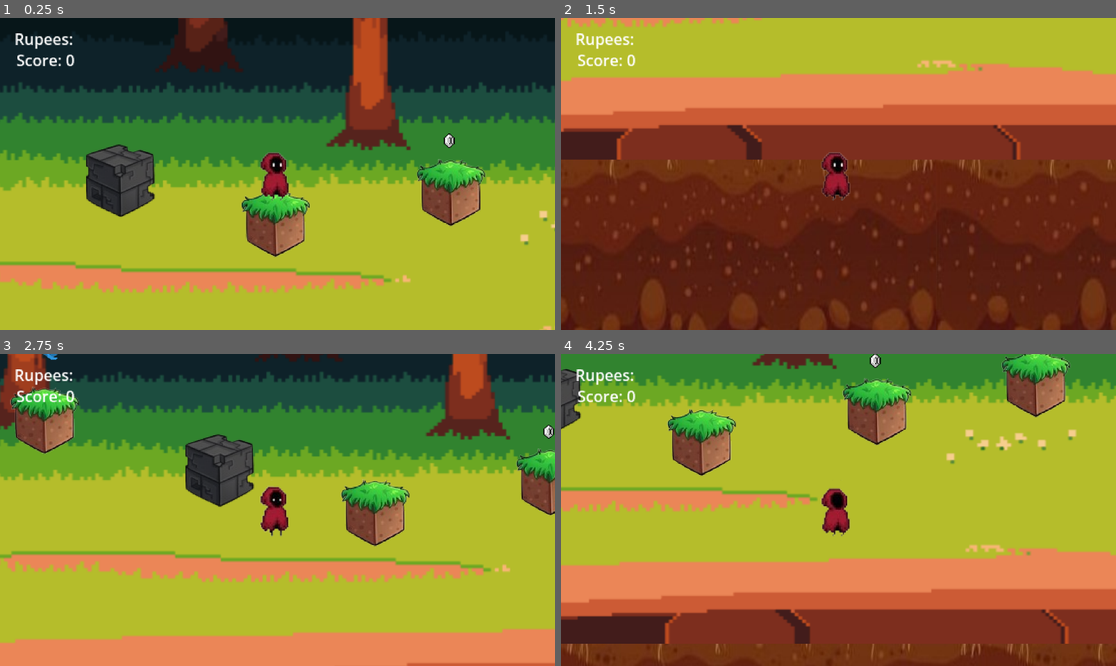
Above: before the commit, frames 1-4 (two rows, left to right).
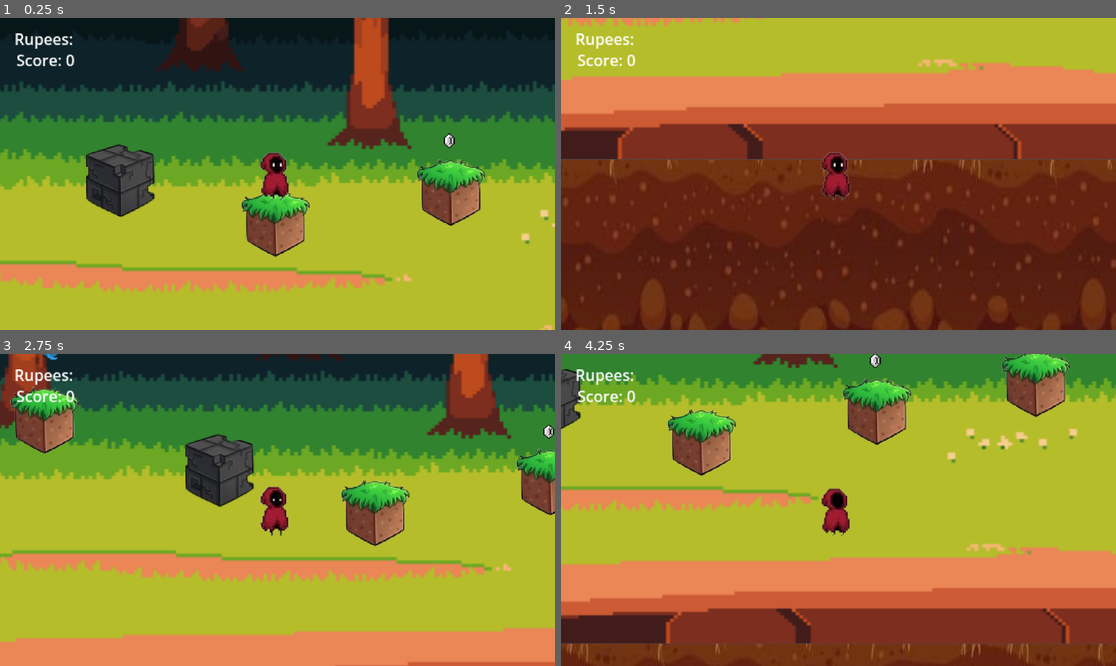
Above: after the commit, the same moments.

Repository: juan-hernandez-96/Final-Project
Game: Godot game, scene res://Scenes/nivel1.tscn
The game is run twice, just before and just after one commit, with the same random seed, the same clock (stepped at 60 frames per second) and the same inputs. This scene is started directly instead of the project's main scene.
Inputs:
- Up to frame 1 (0.25 s): no input
- Up to frame 2 (1.5 s): hold Right (ui_right) from 0.53 s (still down); tap Up (ui_up) at 0.77 s
- Up to frame 3 (2.75 s): tap Up (ui_up) at 1.52 s; release Right (ui_right) at 2.03 s; hold Left (ui_left) from 2.03 s (still down)
- Up to frame 4 (4.25 s): release Left (ui_left) at 2.78 s; hold Right (ui_right) from 2.78 s (still down); tap Up (ui_up) at 3.02, 3.77 s

The runs differ from the first frame. In frame 1, 3.1% of the frame differs, in the area x 0-100%, y 0-100%; in frame 2, 1.4%; in frame 3, 3.5%; in frame 4, 3.4%.

Commit message:
R03-nivel

Diff:
--- a/Scenes/nivel1.tscn
+++ b/Scenes/nivel1.tscn
@@ -11,25 +11,27 @@
 [ext_resource type="Texture2D" uid="uid://dgjb0esscg8d5" path="res://Images/dirtdown.jpg" id="9_j1oeo"]
 [ext_resource type="PackedScene" uid="uid://cgiimfftrgww5" path="res://Scenes/block3.tscn" id="9_y2dbi"]
 [ext_resource type="PackedScene" uid="uid://d4eu8qplg7t2j" path="res://Scenes/block4.tscn" id="11_y2dbi"]
+[ext_resource type="PackedScene" uid="uid://bnhx5o5tln0rt" path="res://Scenes/block2.tscn" id="12_mhdob"]
+[ext_resource type="PackedScene" uid="uid://d1u8nd00lp418" path="res://Scenes/portal_3.tscn" id="13_hcf7f"]
 
 [sub_resource type="RectangleShape2D" id="RectangleShape2D_x8yyg"]
 size = Vector2(5957, 50.25)
 
 [node name="Node2D" type="Node2D"]
 
+[node name="Forest2" type="Sprite2D" parent="."]
+position = Vector2(-2323, -253.5)
+scale = Vector2(1.06196, 1.16804)
+texture = ExtResource("1_p8b2h")
+
 [node name="Forest" type="Sprite2D" parent="."]
-position = Vector2(-290, -255)
+position = Vector2(-289, -256)
 scale = Vector2(1.31073, 1.16804)
 texture = ExtResource("1_p8b2h")
 
-[node name="Forest2" type="Sprite2D" parent="."]
-position = Vector2(-2328.25, -253.5)
-scale = Vector2(1.05588, 1.16804)
-texture = ExtResource("1_p8b2h")
-
 [node name="Forest3" type="Sprite2D" parent="."]
-position = Vector2(1754.75, -257)
-scale = Vector2(1.0553, 1.16082)
+position = Vector2(1751.5, -258.5)
+scale = Vector2(1.05906, 1.16392)
 texture = ExtResource("1_p8b2h")
 
 [node name="BGmusic1" type="AudioStreamPlayer2D" parent="."]
@@ -251,9 +253,208 @@
 text = "Rupees:"
 
 [node name="Node2D" parent="." instance=ExtResource("11_y2dbi")]
-position = Vector2(-34, -169)
+position = Vector2(209, 171)
+
+[node name="Node2D2" parent="." instance=ExtResource("11_y2dbi")]
+position = Vector2(258, 171)
+
+[node name="Node2D3" parent="." instance=ExtResource("11_y2dbi")]
+position = Vector2(307, 171)
+
+[node name="Node2D4" parent="." instance=ExtResource("11_y2dbi")]
+position = Vector2(356, 171)
+
+[node name="Node2D5" parent="." instance=ExtResource("11_y2dbi")]
+position = Vector2(404, 171)
+
+[node name="Node2D6" parent="." instance=ExtResource("11_y2dbi")]
+position = Vector2(453, 171)
+
+[node name="Node2D7" parent="." instance=ExtResource("11_y2dbi")]
+position = Vector2(502, 171)
+
+[node name="Node2D8" parent="." instance=ExtResource("11_y2dbi")]
+position = Vector2(551, 171)
+
+[node name="Node2D9" parent="." instance=ExtResource("11_y2dbi")]
+position = Vector2(600, 171)
+
+[node name="Node2D10" parent="." instance=ExtResource("11_y2dbi")]
+position = Vector2(649, 171)
+
+[node name="Node2D11" parent="." instance=ExtResource("11_y2dbi")]
+position = Vector2(698, 171)
+
+[node name="Node2D12" parent="." instance=ExtResource("11_y2dbi")]
+position = Vector2(747, 171)
+
+[node name="Node2D13" parent="." instance=ExtResource("11_y2dbi")]
+position = Vector2(796, 171)
+
+[node name="Node2D14" parent="." instance=ExtResource("11_y2dbi")]
+position = Vector2(845, 171)
+
+[node name="Node2D15" parent="." instance=ExtResource("11_y2dbi")]
+position = Vector2(894, 171)
+
+[node name="Node2D16" parent="." instance=ExtResource("11_y2dbi")]
+position = Vector2(943, 171)
+
+[node name="Node2D17" parent="." instance=ExtResource("11_y2dbi")]
+position = Vector2(993, 171)
+
+[node name="Node2D18" parent="." instance=ExtResource("11_y2dbi")]
+position = Vector2(1042, 171)
+
+[node name="Node2D19" parent="." instance=ExtResource("11_y2dbi")]
+position = Vector2(1092, 171)
+
+[node name="Node2D20" parent="." instance=ExtResource("11_y2dbi")]
+position = Vector2(1178, 173)
+
+[node name="Node2D21" parent="." instance=ExtResource("11_y2dbi")]
+position = Vector2(1228, 173)
+
+[node name="Node2D22" parent="." instance=ExtResource("11_y2dbi")]
+position = Vector2(1278, 173)
+
+[node name="Node2D23" parent="." instance=ExtResource("11_y2dbi")]
+position = Vector2(1328, 173)
+
+[node name="Node2D24" parent="." instance=ExtResource("11_y2dbi")]
+position = Vector2(1412, 174)
+
+[node name="Node2D25" parent="." instance=ExtResource("11_y2dbi")]
+position = Vector2(1495, 175)
+
+[node name="Node2D26" parent="." instance=ExtResource("11_y2dbi")]
+position = Vector2(1575, 176)
+
+[node name="Node2D27" parent="." instance=ExtResource("11_y2dbi")]
+position = Vector2(1660, 198)
+
+[node name="Node2D28" parent="." instance=ExtResource("11_y2dbi")]
+position = Vector2(1710, 219)
+
+[node name="Node2D29" parent="." instance=ExtResource("11_y2dbi")]
+position = Vector2(1760, 240)
+
+[node name="Node2D30" parent="." instance=ExtResource("11_y2dbi")]
+position = Vector2(1809, 260)
+
+[node name="Node2D31" parent="." instance=ExtResource("11_y2dbi")]
+position = Vector2(1859, 280)
+
+[node name="Node2D32" parent="." instance=ExtResource("11_y2dbi")]
+position = Vector2(1909, 299)
+
+[node name="Node2D33" parent="." instance=ExtResource("11_y2dbi")]
+position = Vector2(1958, 322)
+
+[node name="Node2D34" parent="." instance=ExtResource("11_y2dbi")]
+position = Vector2(2043, 325)
+
+[node name="Node2D35" parent="." instance=ExtResource("11_y2dbi")]
+position = Vector2(2092, 325)
+
+[node name="Node2D36" parent="." instance=ExtResource("11_y2dbi")]
+position = Vector2(2142, 325)
+
+[node name="Node2D37" parent="." instance=ExtResource("11_y2dbi")]
+position = Vector2(2393, 325)
+
+[node name="Node2D38" parent="." instance=ExtResource("11_y2dbi")]
+position = Vector2(2442, 325)
+
+[node name="black_block" parent="." instance=ExtResource("12_mhdob")]
+position = Vector2(2248, 326)
+
+[node name="portal3" parent="." instance=ExtResource("13_hcf7f")]
+position = Vector2(2440, 255)
+
+[node name="rupee10" parent="." instance=ExtResource("8_iy3eh")]
+position = Vector2(647, 115)
+
+[node name="rupee11" parent="." instance=ExtResource("8_iy3eh")]
+position = Vector2(695, 116)
+
+[node name="rupee12" parent="." instance=ExtResource("8_iy3eh")]
+position = Vector2(747, 117)
+
+[node name="rupee13" parent="." instance=ExtResource("8_iy3eh")]
+position = Vector2(792, 118)
+
+[node name="rupee14" parent="." instance=ExtResource("8_iy3eh")]
+position = Vector2(842, 118)
+
+[node name="rupee15" parent="." instance=ExtResource("8_iy3eh")]
+position = Vector2(889, 118)
+
+[node name="rupee16" parent="." instance=ExtResource("8_iy3eh")]
+position = Vector2(941, 118)
+
+[node name="rupee17" parent="." instance=ExtResource("8_iy3eh")]
+position = Vector2(990, 118)
+
+[node name="rupee18" parent="." instance=ExtResource("8_iy3eh")]
+position = Vector2(1039, 118)
+
+[node name="rupee19" parent="." instance=ExtResource("8_iy3eh")]
+position = Vector2(1088, 118)
+
+[node name="rupee20" parent="." instance=ExtResource("8_iy3eh")]
+position = Vector2(1132, 119)
+
+[node name="rupee21" parent="." instance=ExtResource("8_iy3eh")]
+position = Vector2(1175, 119)
+
+[node name="rupee22" parent="." instance=ExtResource("8_iy3eh")]
+position = Vector2(1226, 119)
+
+[node name="rupee23" parent="." instance=ExtResource("8_iy3eh")]
+position = Vector2(1276, 120)
+
+[node name="rupee24" parent="." instance=ExtResource("8_iy3eh")]
+position = Vector2(1326, 120)
+
+[node name="rupee25" parent="." instance=ExtResource("8_iy3eh")]
+position = Vector2(1410, 121)
+
+[node name="rupee26" parent="." instance=ExtResource("8_iy3eh")]
+position = Vector2(1493, 121)
+
+[node name="rupee27" parent="." instance=ExtResource("8_iy3eh")]
+position = Vector2(1572, 124)
+
+[node name="rupee28" parent="." instance=ExtResource("8_iy3eh")]
+position = Vector2(1658, 127)
+
+[node name="rupee29" parent="." instance=ExtResource("8_iy3eh")]
+position = Vector2(1709, 127)
+
+[node name="rupee30" parent="." instance=ExtResource("8_iy3eh")]
+position = Vector2(1757, 128)
+
+[node name="rupee31" parent="." instance=ExtResource("8_iy3eh")]
+position = Vector2(1809, 128)
+
+[node name="rupee32" parent="." instance=ExtResource("8_iy3eh")]
+position = Vector2(1996, 270)
+
+[node name="rupee33" parent="." instance=ExtResource("8_iy3eh")]
+position = Vector2(2087, 271)
+
+[node name="rupee34" parent="." instance=ExtResource("8_iy3eh")]
+position = Vector2(2232, 247)
+
+[node name="rupee35" parent="." instance=ExtResource("8_iy3eh")]
+position = Vector2(2265, 247)
+
+[node name="rupee36" parent="." instance=ExtResource("8_iy3eh")]
+position = Vector2(2300, 247)
 
 [connection signal="body_entered" from="Portal1" to="elf" method="_on_portal_1_body_entered"]
 [connection signal="body_entered" from="Portal2" to="elf" method="_on_portal_2_body_entered"]
 [connection signal="body_entered" from="jump" to="jump" method="_on_body_entered"]
 [connection signal="body_entered" from="death_zone" to="elf" method="_on_death_zone_body_entered"]
+[connection signal="body_entered" from="portal3" to="elf" method="_on_portal_3_body_entered"]
--- /dev/null
+++ b/Scenes/portal_3.tscn
@@ -0,0 +1,20 @@
+[gd_scene load_steps=4 format=3 uid="uid://d1u8nd00lp418"]
+
+[ext_resource type="Script" uid="uid://vj60uxutba7a" path="res://Scripts/portal_3.gd" id="1_ffdkn"]
+[ext_resource type="Texture2D" uid="uid://myhmk8p8eiw7" path="res://Images/twiliportal.png" id="1_uj2ey"]
+
+[sub_resource type="RectangleShape2D" id="RectangleShape2D_ffdkn"]
+size = Vector2(52, 53)
+
+[node name="portal3" type="Area2D"]
+script = ExtResource("1_ffdkn")
+
+[node name="Sprite2D" type="Sprite2D" parent="."]
+texture_filter = 1
+position = Vector2(4.76837e-07, 0)
+scale = Vector2(0.129688, 0.114583)
+texture = ExtResource("1_uj2ey")
+
+[node name="CollisionShape2D" type="CollisionShape2D" parent="."]
+position = Vector2(-2, -0.5)
+shape = SubResource("RectangleShape2D_ffdkn")
--- a/Scripts/hood.gd
+++ b/Scripts/hood.gd
@@ -141,3 +141,6 @@
 
 func _on_portal_2_body_entered(body: Node2D) -> void:
 	get_tree().change_scene_to_file("res://Scenes/nivel2.tscn")
+
+func _on_portal_3_body_entered(body: Node2D) -> void:
+	get_tree().change_scene_to_file("res://Scenes/nivel3.tscn")
--- /dev/null
+++ b/Scripts/portal_3.gd
@@ -0,0 +1,10 @@
+extends Area2D
+
+func _ready():
+	oscilar()
+
+func oscilar():
+	var tween = create_tween()
+	tween.tween_property(self,"position:y",position.y + 5,2)
+	tween.tween_property(self,"position:y",position.y - 5,2)
+	tween.set_loops()
Not shown: 1 places in Scenes/nivel1.tscn that only renumber resources
Not shown, added: Scripts/portal_3.gd.uid
Binary file added: images/twiliportal.png
Not shown, added: images/twiliportal.png.import
